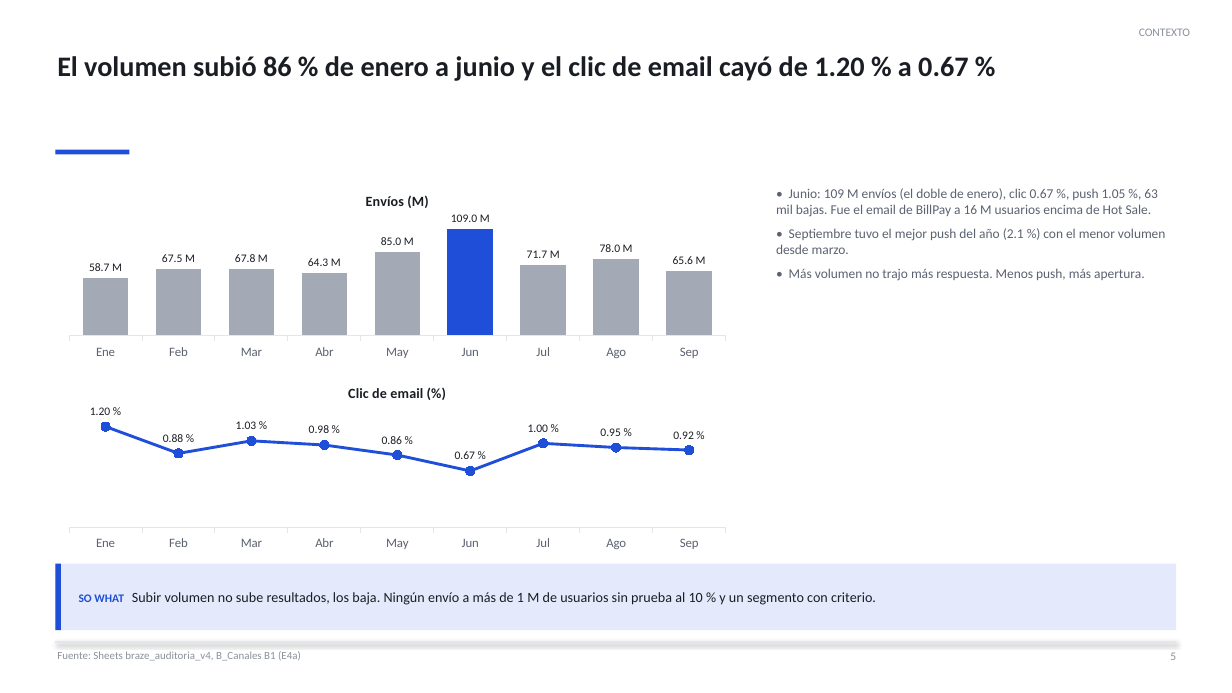
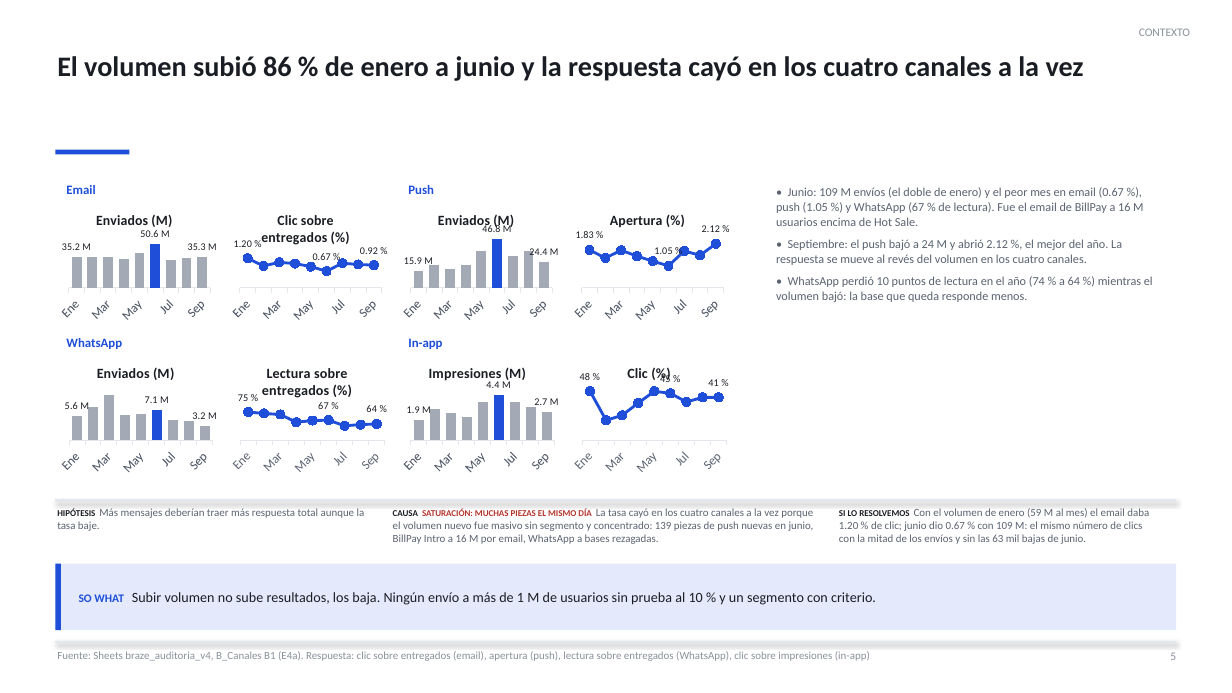
Before and after one commit to dvillasisr-lab/claude, a slide deck: slide 5 of braze-analysis/deck/BRAZE_KUESKI_DECK.pptx. Drawn at 1232x693 pixels with LibreOffice and Linux fonts; fonts in the diff are those of the drawing. Boxes give left, top, right and bottom in pixels: in the first picture for what was removed or moved away, otherwise in the second. Text is boxed around its words. In the diff, an @@ line names an element or a change of style, - is before the commit and + after.

```diff
--- a/braze-analysis/deck/BRAZE_KUESKI_DECK.pptx
+++ b/braze-analysis/deck/BRAZE_KUESKI_DECK.pptx
@@ text at (57,56,1084,81): text changed @@
-El volumen subió 86 % de enero a junio y el clic de email cayó de 1.20 % a 0.67 %
+El volumen subió 86 % de enero a junio y la respuesta cayó en los cuatro canales a la vez
@@ column chart added at (55,201,217,325) @@
+title "Enviados (M)"
+categories: Ene, Feb, Mar, Abr, May, Jun, Jul, Ago, Sep
+Enviados (M): 69, 70, 72, 67, 79, 100, 64, 69, 70
@@ text added at (66,185,95,194), 10 pt, text #1F4FD8, bold @@
+Email
@@ line chart added at (226,201,388,325) @@
+title "Clic sobre entregados (%)"
+categories: Ene, Feb, Mar, Abr, May, Jun, Jul, Ago, Sep
+Clic sobre entregados (%): 100, 74, 86, 82, 72, 56, 83, 79, 77
@@ column chart at (397,201,559,325) @@
@@ title "Envíos (M)" to "Enviados (M)" @@
-Envíos (M): 58.7, 67.5, 67.8, 64.3, 85, 109, 71.7, 78, 65.6
+Enviados (M): 34, 46, 39, 48, 75, 100, 66, 76, 52
@@ data labels of Enviados (M) removed @@
@@ column chart: place and size @@
-column chart at (55,180,739,362)
+column chart at (397,201,559,325)
@@ text added at (408,185,434,194), 10 pt, text #1F4FD8, bold @@
+Push
@@ line chart added at (568,201,730,325) @@
+title "Apertura (%)"
+categories: Ene, Feb, Mar, Abr, May, Jun, Jul, Ago, Sep
+Apertura (%): 86, 68, 85, 72, 60, 50, 84, 74, 100
@@ text at (776,187,1153,302): text changed; size 10.5 to 9.5 pt @@
-• Junio: 109 M envíos (el doble de enero), clic 0.67 %, push 1.05 %, 63 mil bajas. Fue el email de BillPay a 16 M usuarios encima de Hot Sale.
-• Septiembre tuvo el mejor push del año (2.1 %) con el menor volumen desde marzo.
-• Más volumen no trajo más respuesta. Menos push, más apertura.
+• Junio: 109 M envíos (el doble de enero) y el peor mes en email (0.67 %), push (1.05 %) y WhatsApp (67 % de lectura). Fue el email de BillPay a 16 M usuarios encima de Hot Sale.
+• Septiembre: el push bajó a 24 M y abrió 2.12 %, el mejor del año. La respuesta se mueve al revés del volumen en los cuatro canales.
+• WhatsApp perdió 10 puntos de lectura en el año (74 % a 64 %) mientras el volumen bajó: la base que queda responde menos.
@@ column chart added at (55,353,217,478) @@
+title "Enviados (M)"
+categories: Ene, Feb, Mar, Abr, May, Jun, Jul, Ago, Sep
+Enviados (M): 54, 74, 100, 56, 58, 68, 46, 42, 31
@@ text added at (66,338,122,349), 10 pt, text #1F4FD8, bold @@
+WhatsApp
@@ line chart added at (226,353,388,478) @@
+title "Lectura sobre entregados (%)"
+categories: Ene, Feb, Mar, Abr, May, Jun, Jul, Ago, Sep
+Lectura sobre entregados (%): 100, 98, 97, 88, 90, 90, 84, 85, 86
@@ column chart added at (397,353,559,478) @@
+title "Impresiones (M)"
+categories: Ene, Feb, Mar, Abr, May, Jun, Jul, Ago, Sep
+Impresiones (M): 44, 67, 59, 52, 83, 100, 83, 73, 61
@@ text added at (408,338,442,349), 10 pt, text #1F4FD8, bold @@
+In-app
@@ line chart at (568,353,730,478) @@
@@ title "Clic de email (%)" to "Clic (%)" @@
-Clic de email (%): 1.2, 0.88, 1.03, 0.98, 0.86, 0.67, 1, 0.95, 0.92
+Clic (%): 100, 40, 51, 76, 100, 95, 78, 87, 87
@@ data labels of Clic (%) removed @@
@@ line chart: place and size @@
-line chart at (55,372,739,554)
+line chart at (568,353,730,478)
@@ line added from (55, 501) to (1177, 501), #E3E6EB 2 pt @@
@@ text added at (57,508,365,531), 8.5 pt, text #5B6270 @@
+HIPÓTESIS Más mensajes deberían traer más respuesta total aunque la tasa baje.
@@ text added at (393,508,814,544), 8.5 pt, text #5B6270 @@
+CAUSA SATURACIÓN: MUCHAS PIEZAS EL MISMO DÍA La tasa cayó en los cuatro canales a la vez porque el volumen nuevo fue masivo sin segmento y concentrado: 139 piezas de push nuevas en junio, BillPay Intro a 16 M por email, WhatsApp a bases rezagadas.
@@ text added at (839,508,1149,544), 8.5 pt, text #5B6270 @@
+SI LO RESOLVEMOS Con el volumen de enero (59 M al mes) el email daba 1.20 % de clic; junio dio 0.67 % con 109 M: el mismo número de clics con la mitad de los envíos y sin las 63 mil bajas de junio.
@@ text at (57,651,870,661): text changed @@
-Fuente: Sheets braze_auditoria_v4, B_Canales B1 (E4a)
+Fuente: Sheets braze_auditoria_v4, B_Canales B1 (E4a). Respuesta: clic sobre entregados (email), apertura (push), lectura sobre entregados (WhatsApp), clic sobre impresiones (in-app)
```
Also in this commit, not shown: 44 other slides changed, 20 slides added, 1 slide removed, 22 other files.
